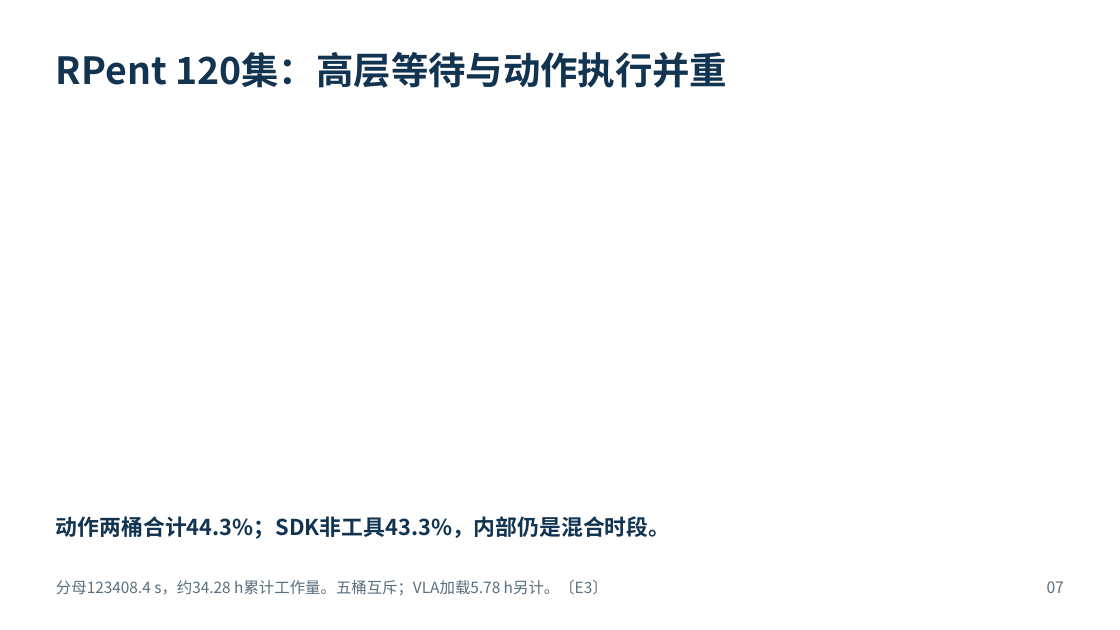
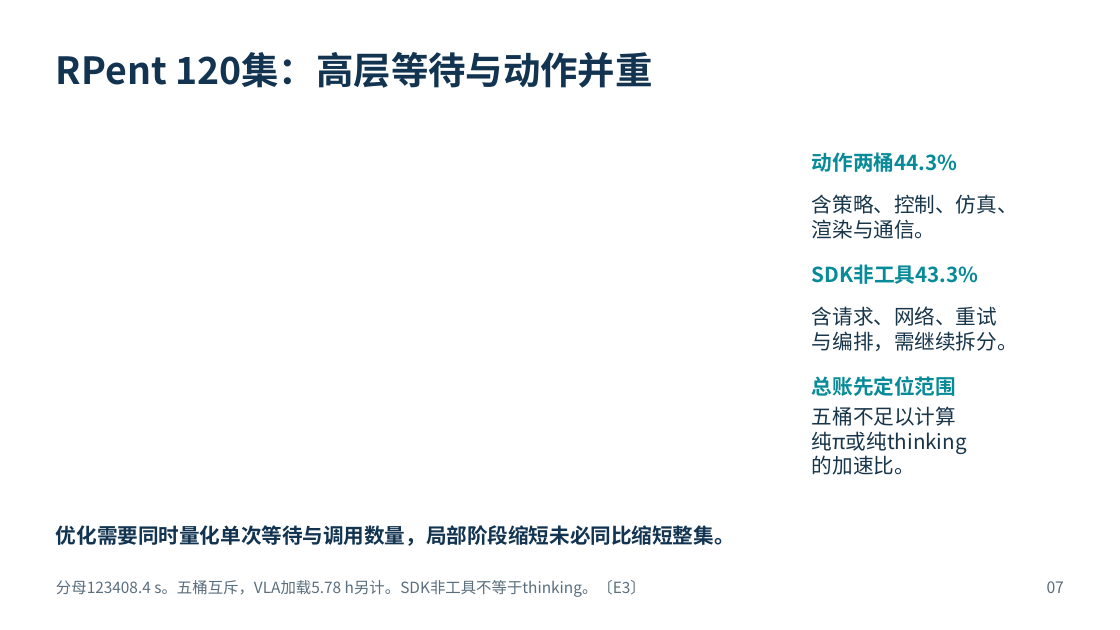
Before and after one commit to Xxc33128/embodied-ai, a slide deck: slide 7 of weeks/2026_1012-1018_RPent多模型性能分析/2026-10-14-综合性能评估/具身智能推理性能评估汇报.pptx. Drawn at 1120x630 pixels with LibreOffice and Linux fonts; fonts in the diff are those of the drawing. Boxes give left, top, right and bottom in pixels: in the first picture for what was removed or moved away, otherwise in the second. Text is boxed around its words. In the diff, an @@ line names an element or a change of style, - is before the commit and + after.

```diff
--- a/weeks/2026_1012-1018_RPent多模型性能分析/2026-10-14-综合性能评估/具身智能推理性能评估汇报.pptx
+++ b/weeks/2026_1012-1018_RPent多模型性能分析/2026-10-14-综合性能评估/具身智能推理性能评估汇报.pptx
@@ text at (56, 52, 652, 88): text changed @@
-RPent 120集：高层等待与动作执行并重
+RPent 120集：高层等待与动作并重
@@ text at (812, 152, 957, 172): text changed; size 18.8 to 17.6 pt; text colour #123451 to #078B98 @@
-动作两桶合计44.3%；SDK非工具43.3%，内部仍是混合时段。
+动作两桶44.3%
@@ text added at (812, 194, 1018, 239), 17.6 pt, text #18354A @@
+含策略、控制、仿真、
+渲染与通信。
@@ text added at (812, 264, 978, 284), 17.6 pt, text #078B98, bold @@
+SDK非工具43.3%
@@ text added at (812, 306, 1018, 351), 17.6 pt, text #18354A @@
+含请求、网络、重试
+与编排，需继续拆分。
@@ text added at (812, 376, 956, 396), 17.6 pt, text #078B98, bold @@
+总账先定位范围
@@ text added at (812, 406, 967, 475), 17.6 pt, text #18354A @@
+五桶不足以计算
+纯π或纯thinking
+的加速比。
@@ text added at (56, 525, 735, 546), 17.6 pt, text #123451, bold @@
+优化需要同时量化单次等待与调用数量，局部阶段缩短未必同比缩短整集。
@@ text at (56, 580, 646, 597): text changed @@
-分母123408.4 s，约34.28 h累计工作量。五桶互斥；VLA加载5.78 h另计。〔E3〕
+分母123408.4 s。五桶互斥，VLA加载5.78 h另计。SDK非工具不等于thinking。〔E3〕
```
Also in this commit, not shown: 5 other slides changed, 13 slides added, 14 slides removed, 4 other files.
